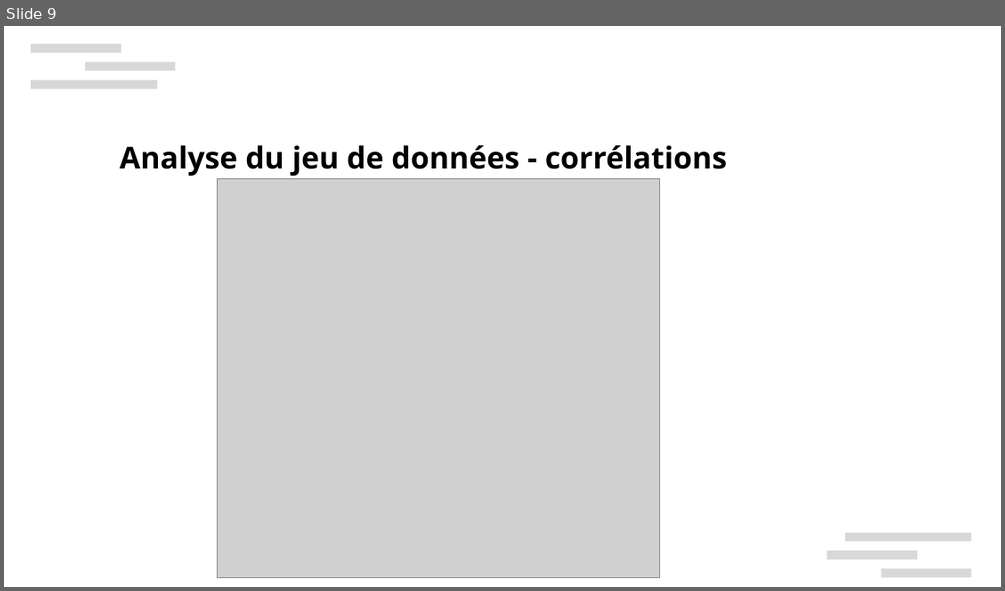
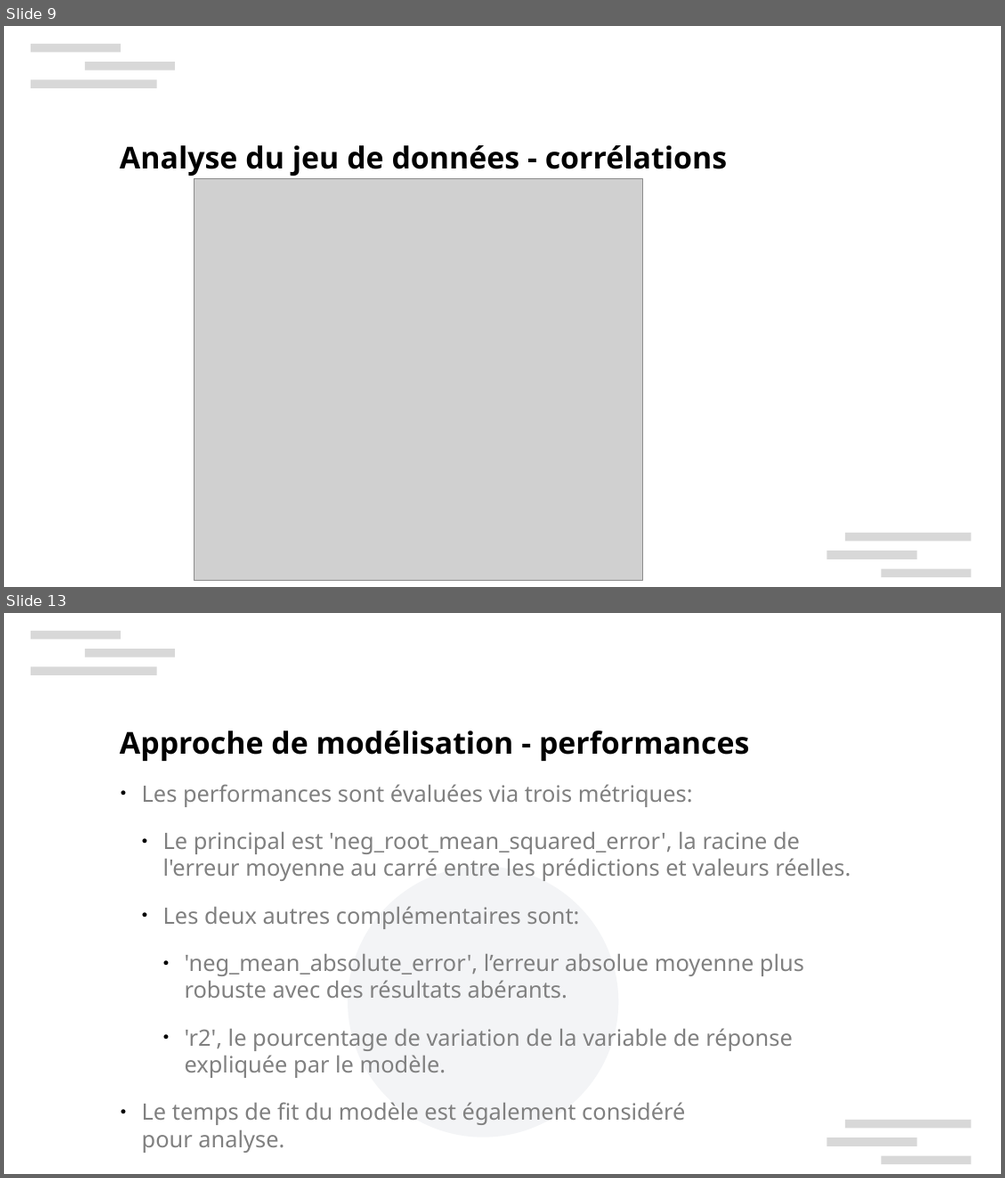
Before and after one commit to xbarrelet/ml-project-3, a slide deck: Barrelet_Xavier_3_presentation_130624.pptx. Shown one above the other, each under a label of ours: slide 9 before the commit, slides 9 and 13 after it; the slides between them are not shown. The pictures are 1005x591 and 1005x1178 pixels, drawn with LibreOffice and Linux fonts; fonts in the diff are those of the drawing; grey boxes stand for pictures; background and template pictures are left out. Boxes give left, top, right and bottom in pixels: in the first picture for what was removed or moved away, otherwise in the second. Text is boxed around its words. In the diff, an @@ line names an element or a change of style, - is before the commit and + after.

```diff
--- a/Barrelet_Xavier_3_presentation_130624.pptx
+++ b/Barrelet_Xavier_3_presentation_130624.pptx
@@ slide 13 added at [4, 613, 1001, 1174], background #FFFFFF; not listed: 6 template elements that a slide beside it also shows @@
@@ text added at [120, 730, 749, 761], 24 pt, text #000000, bold @@
+Approche de modélisation - performances
@@ text added at [142, 784, 850, 1152], 18 pt, text #808080 @@
+● Les performances sont évaluées via trois métriques:
+  ● Le principal est 'neg_root_mean_squared_error', la racine de l'erreur moyenne au carré entre les prédictions et valeurs réelles.
+  ● Les deux autres complémentaires sont:
+    ● 'neg_mean_absolute_error', l’erreur absolue moyenne plus robuste avec des résultats abérants.
+    ● 'r2', le pourcentage de variation de la variable de réponse expliquée par le modèle.
+● Le temps de fit du modèle est également considéré
+  pour analyse.
@@ ellipse added at [348, 867, 618, 1136], fill #8D99AE at 10% opacity @@
@@ slide 9 changed as well @@
@@ picture: place and size @@
-picture at [217, 179, 660, 578]
+picture at [194, 179, 643, 580]
```
Also in this commit, not shown: 5 other slides changed, 12 other slides added, 32 slides removed, 6 other files.
